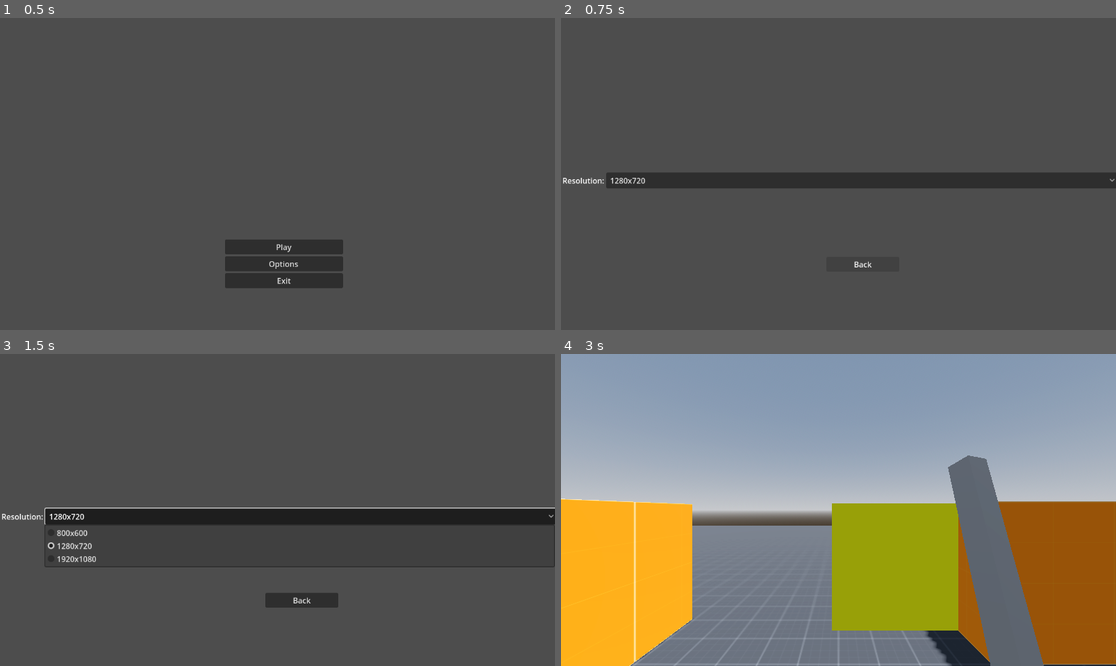
Above: before the commit, frames 1-4 (two rows, left to right).
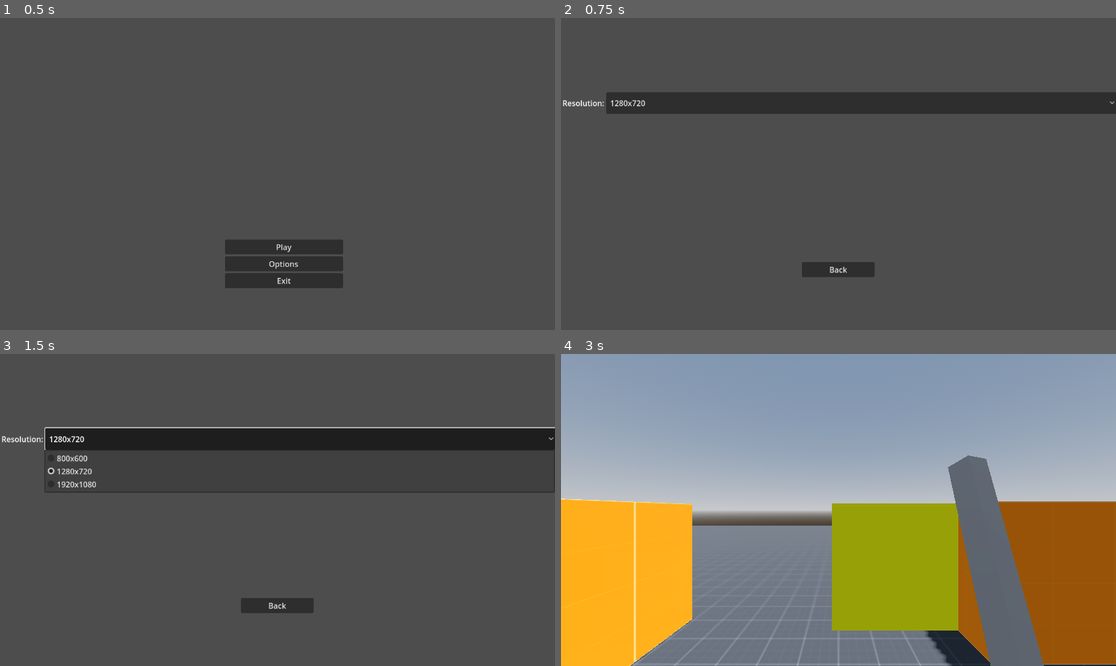
Above: after the commit, the same moments.

Repository: BlackOwlHU/ProjectParry
Game: Godot game, scene res://scenes/menu.tscn
Same seed, same stepped clock (60 frames per second), same inputs: the game is played once before the commit and once after it.
Inputs:
- Up to frame 1 (0.5 s): no input
- Up to frame 2 (0.75 s): click "Options" at 0.5 s
- Up to frame 3 (1.5 s): click "1280x720" at 1.25 s
- Up to frame 4 (3 s): click "Back" at 2 s; click "Play" at 2.75 s

Frame 1 is identical in both runs. In frame 2, 11% of the frame differs, in the area x 0-100%, y 23-84%; in frame 3, 14%; in frame 4, nothing differs.

Commit message:
fixed back button in options

Diff:
--- a/scenes/options_menu.tscn
+++ b/scenes/options_menu.tscn
@@ -10,13 +10,21 @@
 grow_horizontal = 2
 grow_vertical = 2
 script = ExtResource("1_c7avo")
+metadata/_edit_use_anchors_ = true
 
 [node name="Control" type="Control" parent="."]
-anchors_preset = 0
-offset_left = 551.0
-offset_top = 496.0
-offset_right = 703.0
-offset_bottom = 637.0
+layout_mode = 1
+anchors_preset = 7
+anchor_left = 0.5
+anchor_top = 1.0
+anchor_right = 0.5
+anchor_bottom = 1.0
+offset_left = -76.0
+offset_top = -141.0
+offset_right = 76.0
+grow_horizontal = 2
+grow_vertical = 0
+metadata/_edit_use_anchors_ = true
 
 [node name="MarginContainer" type="MarginContainer" parent="Control"]
 layout_mode = 0
@@ -40,9 +48,8 @@
 [node name="HBoxContainer" type="HBoxContainer" parent="Resolution"]
 layout_mode = 1
 anchors_preset = -1
-anchor_top = 0.5
 anchor_right = 1.0
-anchor_bottom = 0.6
+anchor_bottom = 0.134731
 grow_horizontal = 2
 grow_vertical = 2
 metadata/_edit_use_anchors_ = true
